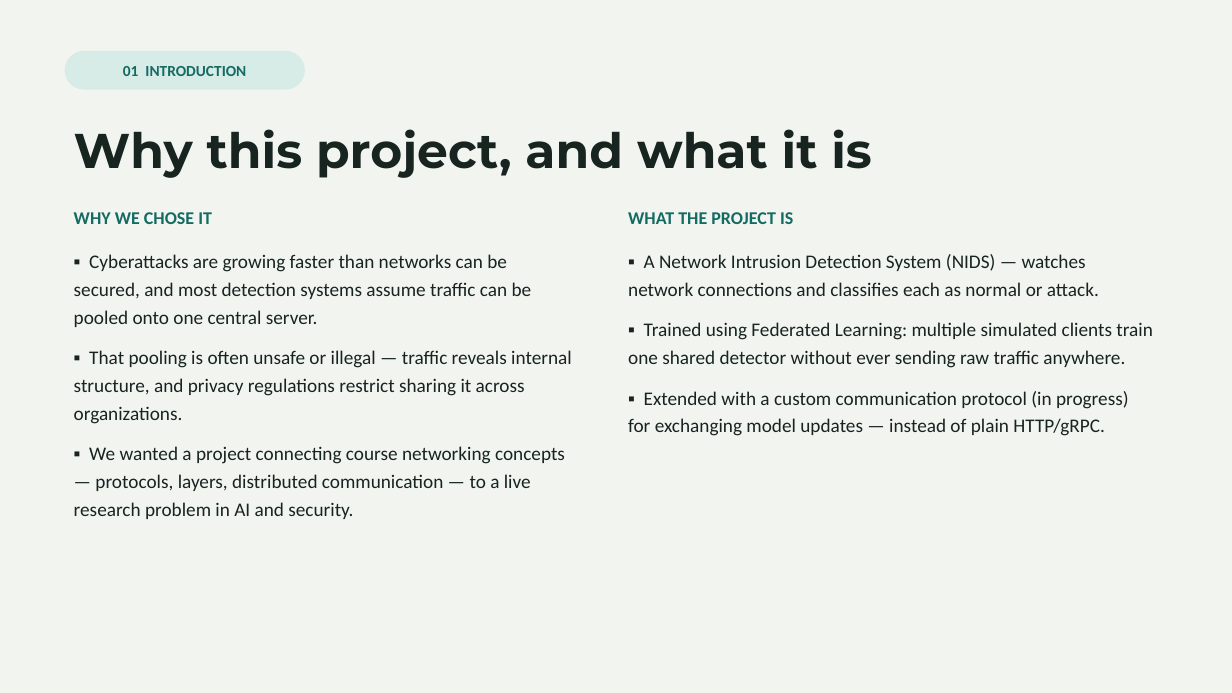
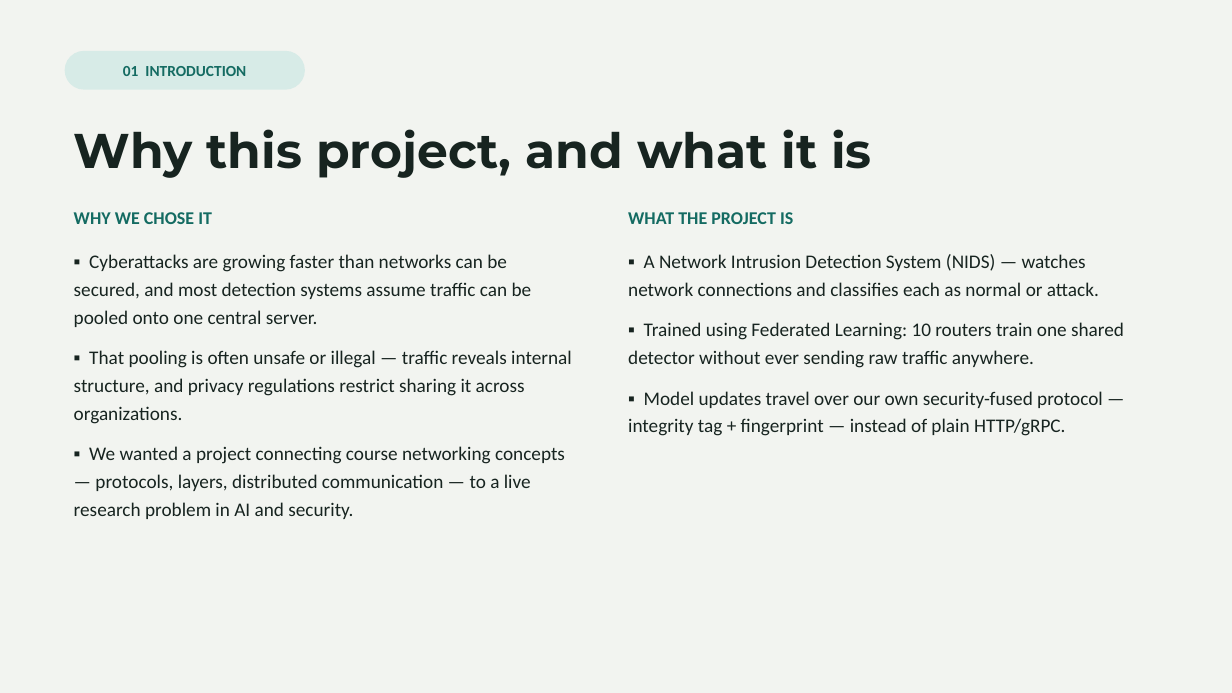
Before and after one commit to Vinudharshini18/Krypsis-A-network-intrusion-detection-system, a slide deck: slide 2 of presentation/Krypsis_Presentation.pptx. Drawn at 1232x693 pixels with LibreOffice and Linux fonts; fonts in the diff are those of the drawing. Boxes give left, top, right and bottom in pixels: in the first picture for what was removed or moved away, otherwise in the second. Text is boxed around its words. In the diff, an @@ line names an element or a change of style, - is before the commit and + after.

Commit message:
Add improved defenses, backdoor attack and NSL-KDD replication
- protocol.py: per-client weight cap and trimmed-mean second check for
  flagged updates
- defense_experiment.py: none / v1 / v2 / v2-Mondrian policies under
  label flipping and backdoor attacks, on FLNET2023 (5 seeds) and
  NSL-KDD (10 seeds); 120 runs, resumable
- preprocess_nslkdd.py + data/NSL-KDD: NSL-KDD restored as a
  replication dataset with a 10-client Dirichlet split
- multiclass.py: 11-class detection (results pending)
- Slides rebuilt from results files (10 slides); handbook script
  rewritten (PDF not yet regenerated)
- README: Phase 9 results, including the weight cap's downside and the
  backdoor failing on FLNET2023

```diff
--- a/presentation/Krypsis_Presentation.pptx
+++ b/presentation/Krypsis_Presentation.pptx
@@ text at (628,322,1124,436): text changed @@
-▪ Trained using Federated Learning: multiple simulated clients train one shared detector without ever sending raw traffic anywhere.
-▪ Extended with a custom communication protocol (in progress) for exchanging model updates — instead of plain HTTP/gRPC.
+▪ Trained using Federated Learning: 10 routers train one shared detector without ever sending raw traffic anywhere.
+▪ Model updates travel over our own security-fused protocol — integrity tag + fingerprint — instead of plain HTTP/gRPC.
```
Also in this commit, not shown: 5 other slides changed, 3 slides added, 1 slide removed, 11 other files.
